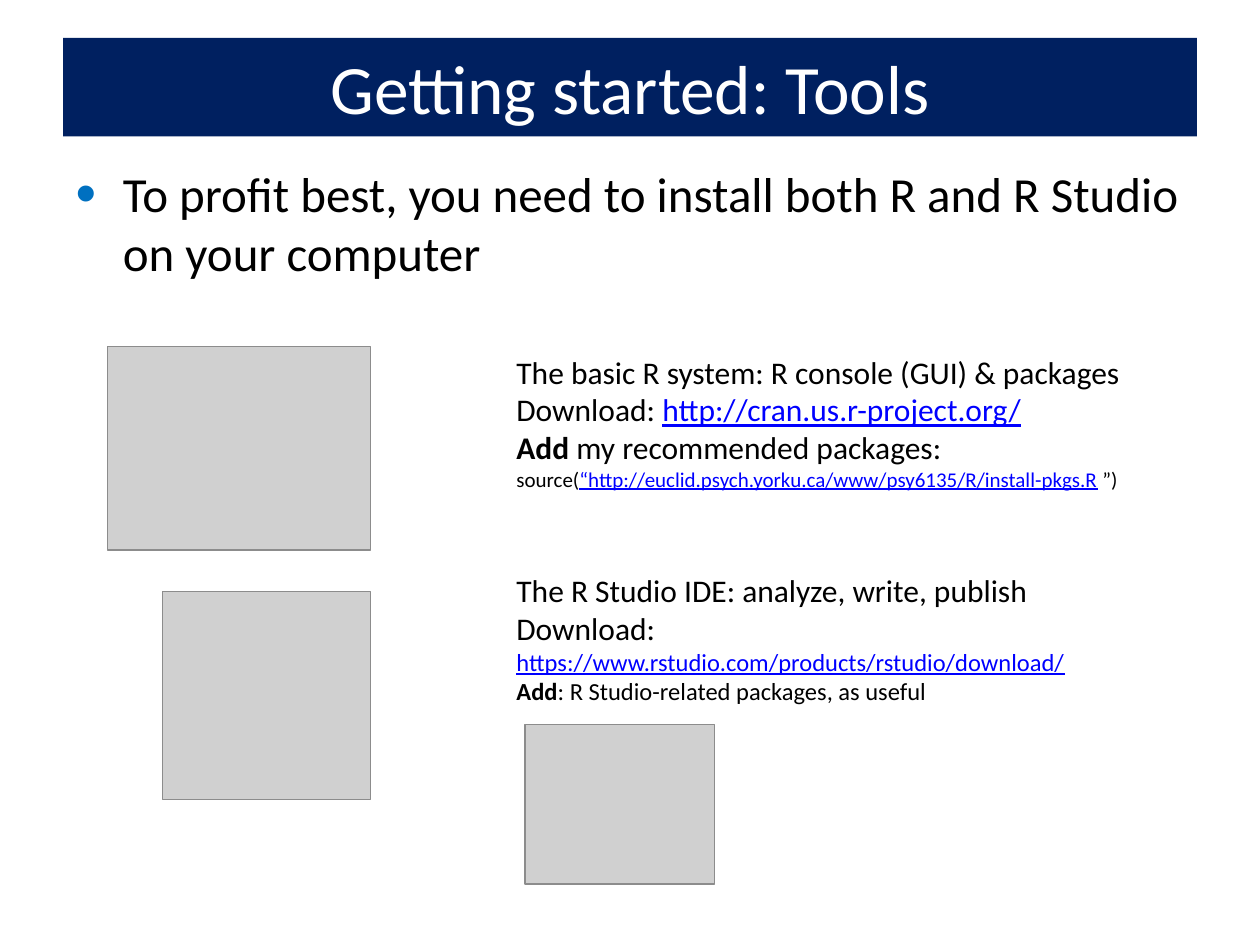
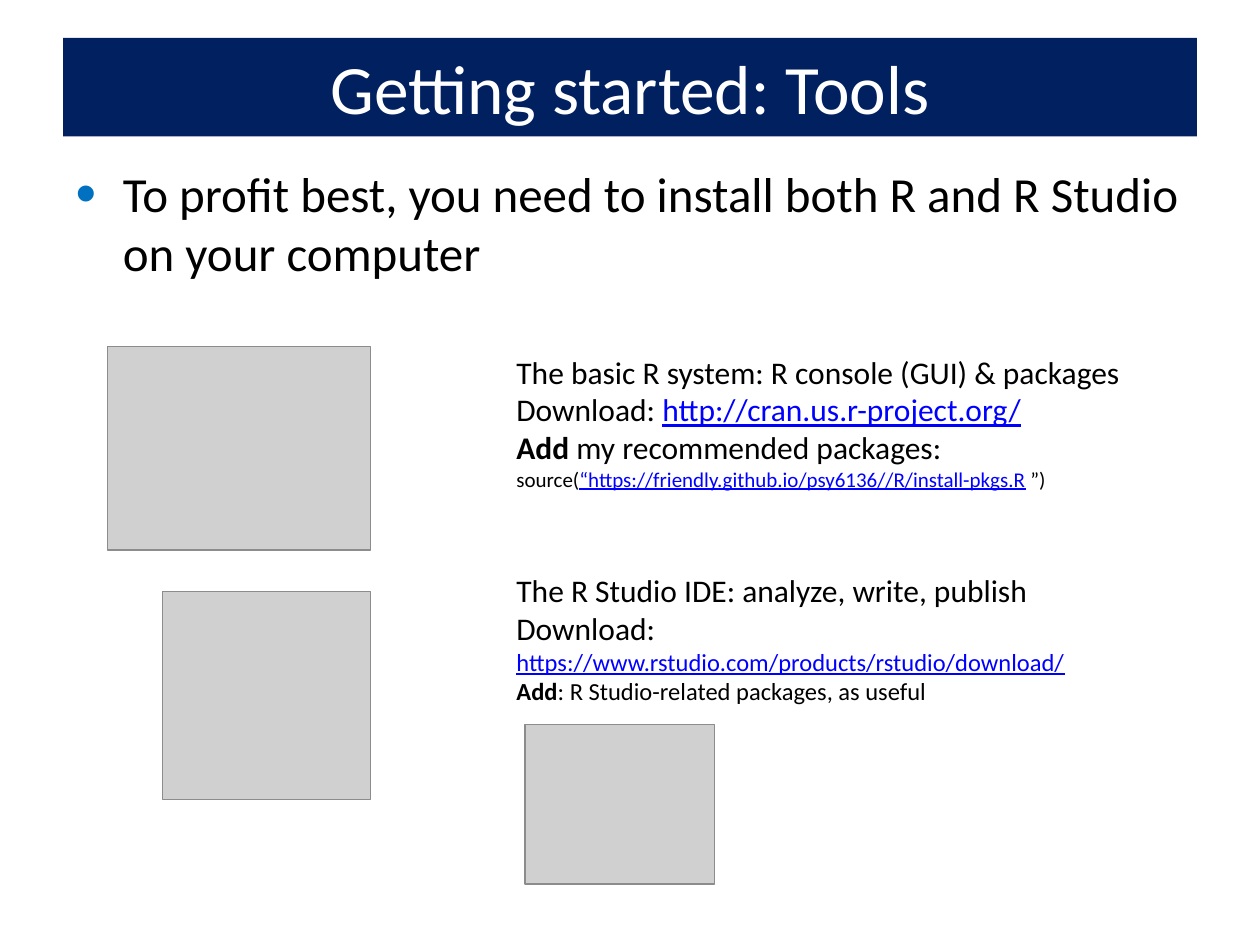
Before and after one commit to friendly/psy6136, a slide deck: slide 2 of lectures/RStudio.pptx. Drawn at 1260x945 pixels with LibreOffice and Linux fonts; fonts in the diff are those of the drawing; grey boxes stand for pictures. Boxes give left, top, right and bottom in pixels: in the first picture for what was removed or moved away, otherwise in the second. Text is boxed around its words. In the diff, an @@ line names an element or a change of style, - is before the commit and + after.

```diff
--- a/lectures/RStudio.pptx
+++ b/lectures/RStudio.pptx
@@ text at (516,437,1025,491): text changed @@
-Add my recommended packages: source(“http://euclid.psych.yorku.ca/www/psy6135/R/install-pkgs.R ”)
+Add my recommended packages: source(“https://friendly.github.io/psy6136//R/install-pkgs.R ”)
```
Also in this commit, not shown: 1 other slide changed, 2 slides added, 3 other files.
